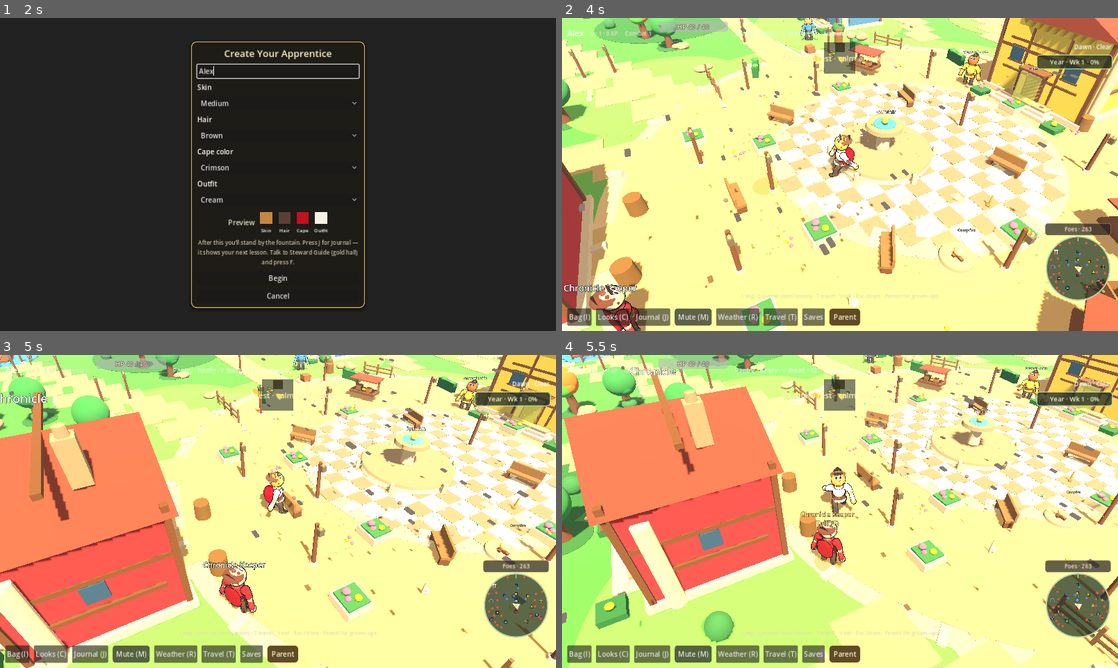
Above: before the commit, frames 1-4 (two rows, left to right).
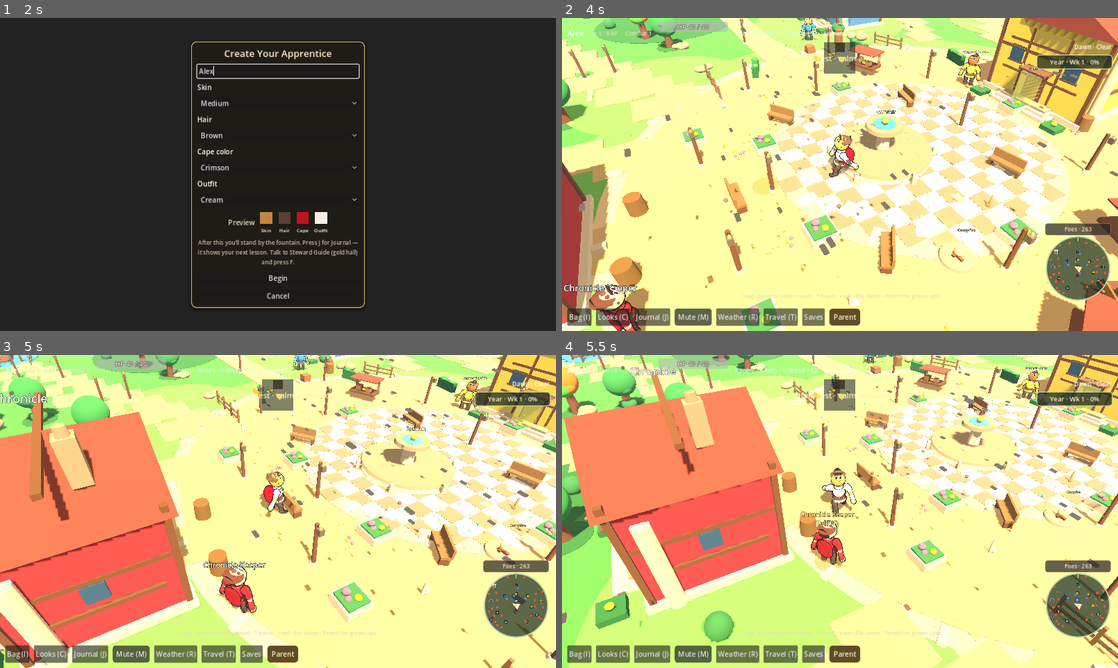
Above: after the commit, the same moments.

Repository: supertexxij/lumenstone-chronicles
Game: Godot game, scene res://scenes/main.tscn
The game is run twice, just before and just after one commit, with the same random seed, the same clock (stepped at 60 frames per second) and the same inputs.
Inputs (mouse positions are in pixels of both pictures, inside the frame that each line leads up to):
- Up to frame 1 (2 s): click "Start" at 0.5 s; click (278, 71) at 1.27 s; type "Alex" at 1.35 s
- Up to frame 2 (4 s): click "Begin" at 2 s; tap Enter at 2.75 s; move the mouse to (962, 158) at 2.77 s; hold D (move_right) 2.78-3.5 s; hold Q (cam_left) 2.78-3.5 s; click (962, 158) at 2.92 s; drag from (728, 190) to (812, 237) at 3.52 s
- Up to frame 3 (5 s): move the mouse to (333, 442) at 4.27 s; hold D (move_right) from 4.28 s (still down); hold F (interact) from 4.28 s (still down)
- Up to frame 4 (5.5 s): release D (move_right) at 5 s; release F (interact) at 5 s; drag from (812, 574) to (673, 464) at 5.02 s

Frame 1 is identical in both runs. In frame 2, less than 0.1% of the frame differs, in the area x 4-75%, y 11-94%; in frame 3, less than 0.1%; in frame 4, less than 0.1%, in the area x 46-86%, y 4-59%.

Commit message:
Tuck hair-back card further behind the head sphere.
Co-authored-by: supertexxij <supertexxij@users.noreply.github.com>

Diff:
--- a/scripts/characters/humanoid_builder.gd
+++ b/scripts/characters/humanoid_builder.gd
@@ -209,9 +209,9 @@
 		bob,
 		"HairBack",
 		_load_png_tex("res://assets/faces/apprentice_hair_back.png"),
-		Vector2(0.70, 0.70),
-		Vector3(0.0, 1.86, -0.22),
-		Vector3(16, 180, 0),
+		Vector2(0.62, 0.62),
+		Vector3(0.0, 1.84, -0.30),
+		Vector3(12, 180, 0),
 		7,
 		false
 	)
